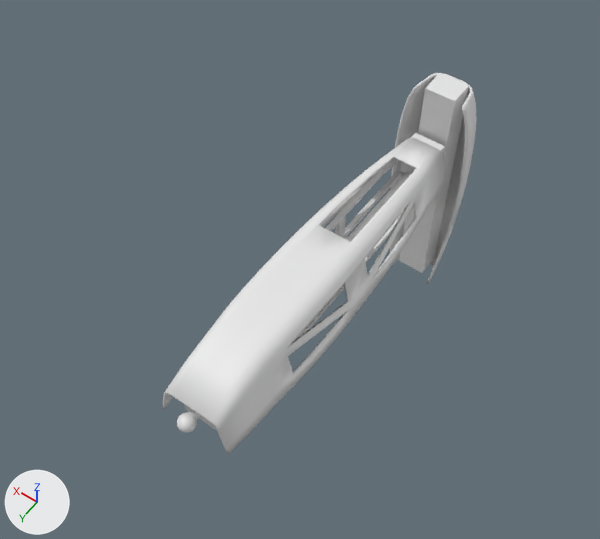
A saved change to the Blender file Assets/Models/BlenderFiles/mech.blend.
The view is the same before and after, from a 50 mm lens placed at (-13.3, 19.4, 31.0), pointed at (1.8, -1.7, -2.1). Every picture has the same lights, and +X, +Y and +Z are marked at lower left.
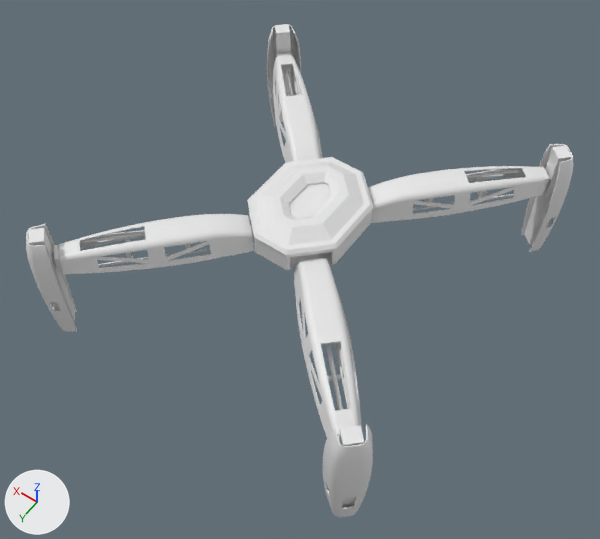
Location of each change, [x1, y1, x2, y2] in pixels of the pictures (600 x 539 px):
'Cube', no longer drawn: before [162, 137, 444, 454]
'Cube.001', reshaped, moved, rescaled: before [294, 158, 413, 341]; after [247, 157, 373, 270]
'Cube.007', added: after [54, 214, 254, 274]
'Cube.009', added: after [294, 258, 362, 440]
'Cube.004', reshaped, moved, turned, rescaled: before [389, 73, 477, 284]; after [521, 144, 573, 252]
'Cube.008', added: after [368, 166, 549, 223]
'Cube.005', reshaped, moved, turned, rescaled: before [399, 73, 469, 273]; after [267, 24, 301, 127]
'Cube.002', reshaped, moved, turned, rescaled: before [177, 404, 217, 433]; after [322, 425, 373, 517]
'Cube.006', added: after [273, 53, 322, 163]
'Cube.003', moved, turned, rescaled: before [412, 133, 445, 156]; after [26, 224, 77, 332]
'Cylinder', deleted: before [346, 172, 411, 242]
part 2 of me_cube_006, added: after [521, 144, 573, 252]
part 3 of me_cube_006, deleted: before [389, 73, 477, 284]
part 5 of me_cube_004, added: after [339, 425, 364, 508]
part 6 of me_cube_004, added: after [322, 425, 373, 517]
part 7 of me_cube_004, deleted: before [177, 409, 200, 433]
part 8 of me_cube_004, deleted: before [184, 404, 217, 431]
part 9 of me_cube_007, built on: before [399, 73, 469, 273]; after [267, 24, 301, 127]

Patch to the scene script:
```diff
--- a/Assets/Models/BlenderFiles/mech.blend.py
+++ b/Assets/Models/BlenderFiles/mech.blend.py
@@ me_cube_001 @@
-me_cube_001.from_pydata(...)  # 133 vertices, 100 faces, 1 loose edge; spans x -2.3..0.0, y -10.6..8.5, z -1.4..1.7
+me_cube_001.from_pydata(...)  # 0 vertices, 0 faces; spans empty
+# me_cube_001 part 1: the whole mesh is rebuilt
@@ me_cube_003 @@
-me_cube_003.from_pydata(...)  # 62 vertices, 42 faces; spans x -1.0..1.0, y -9.9..7.8, z -1.4..0.6
+me_cube_003.from_pydata(...)  # 184 vertices, 180 faces; spans x -5.5..5.5, y -6.9..6.9, z -2.3..3.6
+# me_cube_003 part 4: 62 vertices removed from x -1.0..1.0, y -9.9..7.8, z -1.4..0.6; 184 vertices added at x -5.5..5.5, y -6.9..6.9, z -2.3..3.6
@@ me_cube_004 @@
 # used by ob_cube_002; location = (0.0, -9.86, -0.41); scale = (0.989, 0.153, 0.989)
-me_cube_004.from_pydata(...)  # 585 vertices, 583 faces; spans x -1.0..1.0, y 114.11..124.1, z -1.0..1.0
+me_cube_004.from_pydata(...)  # 464 vertices, 464 faces; spans x -0.67..3.6, y 53.75..56.06, z -7.96..6.78
+# me_cube_004 part 5: a new loose piece, a box spanning x 0.61..2.32, y 53.82..55.32, z -7.24..6.78
+# me_cube_004 part 6: a new loose piece of 448 vertices spanning x -0.67..3.6, y 53.75..56.06, z -7.96..6.7
+# me_cube_004 part 7: the loose piece of 577 vertices spanning x -0.34..0.5, y 115.83..124.1, z -0.36..0.48 is deleted
+# me_cube_004 part 8: the loose piece of 8 vertices spanning x -1.0..1.0, y 114.11..116.11, z -1.0..1.0 is deleted
@@ me_cube_006 @@
-me_cube_006.from_pydata(...)  # 224 vertices, 189 faces; spans x -2.14..2.14, y -3.46..-1.18, z -10.92..3.74
+me_cube_006.from_pydata(...)  # 464 vertices, 464 faces; spans x -27.69..-25.28, y 23.63..27.9, z -7.96..6.78
+# me_cube_006 part 2: 464 vertices added at x -27.69..-25.28, y 23.63..27.9, z -7.96..6.78
+# me_cube_006 part 3: 224 vertices removed from x -2.14..2.14, y -3.46..-1.18, z -10.92..3.74
@@ me_cube_007 @@
-me_cube_007.from_pydata(...)  # 8 vertices, 6 faces; spans x -0.85..0.85, y -2.73..-1.23, z -10.2..3.82
+me_cube_007.from_pydata(...)  # 464 vertices, 464 faces; spans x -2.14..2.14, y -0.86..1.45, z -7.96..6.78
+# me_cube_007 part 9: 8 vertices removed from x -0.85..0.85, y -2.73..-1.23, z -10.2..3.82; 464 vertices added at x -2.14..2.14, y -0.86..1.45, z -7.96..6.78
+# me_cube_007 part 10: the surface is now shaded smooth
@@ ob_cube @@
 ob_cube = bpy.data.objects.new('Cube', me_cube_001)
-ob_cube.location = (0.0, 0.0, 0.0)
-_m = ob_cube.modifiers.new('Mirror', 'MIRROR')
-_m.use_clip = True
-_m = ob_cube.modifiers.new('Solidify', 'SOLIDIFY')
-_m.thickness = 0.123
+ob_cube.location = (1.5, -2.0, 4.62)
+ob_cube.rotation_euler = (0.0, 0.0, 0.764)  # degrees (0, 0, 44)
+ob_cube.scale = (0.408, 0.408, 0.408)
@@ ob_cube_001 @@
 ob_cube_001 = bpy.data.objects.new('Cube.001', me_cube_003)
-ob_cube_001.location = (0.0, 0.0, 0.0)
+ob_cube_001.location = (0.0, 0.0, 4.43)
+ob_cube_001.scale = (0.408, 0.408, 0.408)
 _m = ob_cube_001.modifiers.new('Solidify', 'SOLIDIFY')
@@ ob_cube_002 @@
 ob_cube_002 = bpy.data.objects.new('Cube.002', me_cube_004)
-ob_cube_002.location = (0.0, -9.86, -0.41)
-ob_cube_002.scale = (0.989, 0.153, 0.989)
+ob_cube_002.location = (7.58, -8.34, 3.37)
+ob_cube_002.rotation_euler = (0.0, 0.0, 0.764)  # degrees (0, 0, 44)
+ob_cube_002.scale = (0.408, 0.408, 0.408)
@@ ob_cube_003 @@
 ob_cube_003 = bpy.data.objects.new('Cube.003', me_cube_005)
-ob_cube_003.location = (0.0, -10.17, -0.41)
+ob_cube_003.location = (7.58, -8.34, 3.37)
+ob_cube_003.rotation_euler = (0.0, 0.0, 0.764)  # degrees (0, 0, 44)
+ob_cube_003.scale = (0.408, 0.408, 0.408)
@@ ob_cube_004 @@
 ob_cube_004 = bpy.data.objects.new('Cube.004', me_cube_006)
-ob_cube_004.location = (0.0, -10.17, -0.41)
+ob_cube_004.location = (7.58, -8.34, 3.37)
+ob_cube_004.rotation_euler = (0.0, 0.0, 0.764)  # degrees (0, 0, 44)
+ob_cube_004.scale = (0.408, 0.408, 0.408)
 _m = ob_cube_004.modifiers.new('Solidify', 'SOLIDIFY')
@@ ob_cylinder @@
-ob_cylinder = bpy.data.objects.new('Cylinder', me_cylinder)
@@ ob_cube_005 @@
 ob_cube_005 = bpy.data.objects.new('Cube.005', me_cube_007)
-ob_cube_005.location = (0.0, -10.17, -0.41)
+ob_cube_005.location = (7.58, -8.34, 3.37)
+ob_cube_005.rotation_euler = (0.0, 0.0, 0.764)  # degrees (0, 0, 44)
+ob_cube_005.scale = (0.408, 0.408, 0.408)
@@ ob_cube_009 @@
+ob_cube_009 = bpy.data.objects.new('Cube.009', me_cube_013)  # 3102 vertices, 3062 faces, 2 loose edges; spans x -0.9..3.8, y 11.7..32.0, z -1.2..2.0
+ob_cube_009.location = (1.5, -2.0, 4.62)
+ob_cube_009.rotation_euler = (0.0, 0.0, 0.764)  # degrees (0, 0, 44)
+ob_cube_009.scale = (0.408, 0.408, 0.408)
@@ ob_cube_008 @@
+ob_cube_008 = bpy.data.objects.new('Cube.008', me_cube_012)  # 3102 vertices, 3062 faces, 2 loose edges; spans x -25.2..-4.9, y 2.4..7.1, z -1.2..2.0
+ob_cube_008.location = (1.5, -2.0, 4.62)
+ob_cube_008.rotation_euler = (0.0, 0.0, 0.764)  # degrees (0, 0, 44)
+ob_cube_008.scale = (0.408, 0.408, 0.408)
@@ ob_cube_007 @@
+ob_cube_007 = bpy.data.objects.new('Cube.007', me_cube_011)  # 3102 vertices, 3062 faces, 2 loose edges; spans x 6.3..26.6, y 5.0..9.8, z -1.2..2.0
+ob_cube_007.location = (1.5, -2.0, 4.62)
+ob_cube_007.rotation_euler = (0.0, 0.0, 0.764)  # degrees (0, 0, 44)
+ob_cube_007.scale = (0.408, 0.408, 0.408)
@@ ob_cube_006 @@
+ob_cube_006 = bpy.data.objects.new('Cube.006', me_cube_010)  # 3102 vertices, 3062 faces, 2 loose edges; spans x -2.3..2.3, y -19.8..0.4, z -1.2..2.0
+ob_cube_006.location = (1.5, -2.0, 4.62)
+ob_cube_006.rotation_euler = (0.0, 0.0, 0.764)  # degrees (0, 0, 44)
+ob_cube_006.scale = (0.408, 0.408, 0.408)
```
